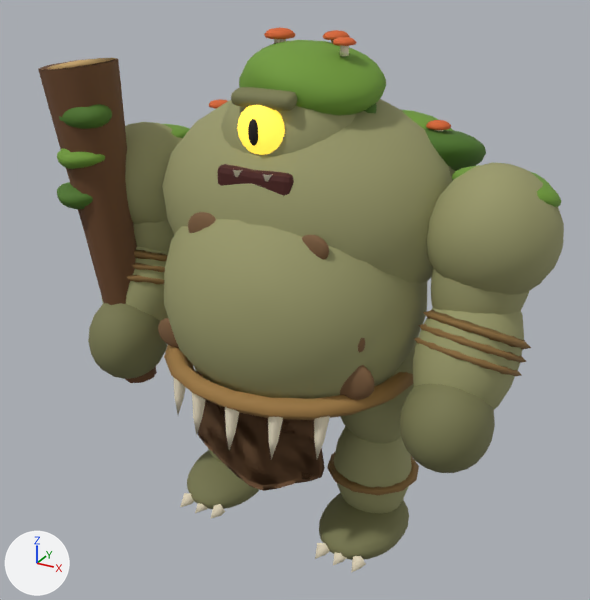
The glTF model public/models/brute.glb: old version first, new version second.
Before and after are seen from a camera (50 mm lens) standing at (0.719, -1.339, 1.163) and looking at (-0.014, -0.005, 0.496). The lights are fixed; the arrows at lower left show +X, +Y and +Z. The picture after the commit comes second. Where no turn or scale is listed for an object, it has been applied to the vertices. Vertices at exactly the same position are counted once.

Objects in the first picture: 'belly', 'belt', 'calf.L', 'chest.001', 'club', 'eye', 'fore.L', 'hand.L.001', 'hand.R.001', 'head_matte#6f9a34', 'head_matte#efe4c8', 'loincloth', 'pupil', 'upperarm.L_matte#9a9a6a', 'upperarm.R_matte#9a9a6a' and 26 more.
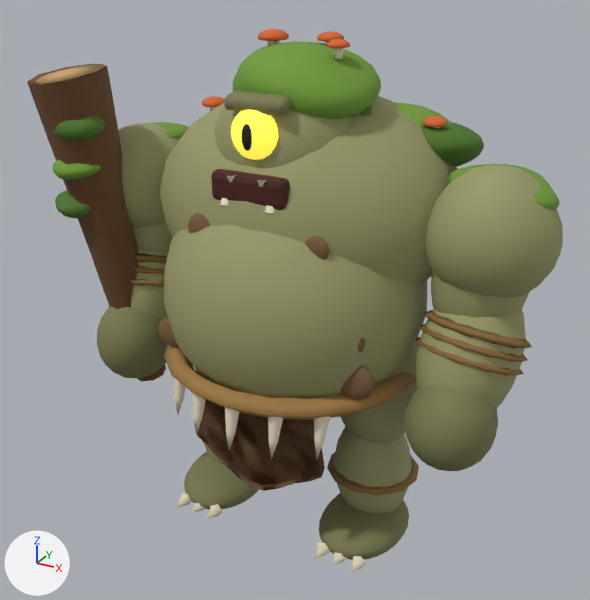
ob_chest is not drawn itself; it is the parent of ob_chest_001, ob_chest_matte_4c7424, ob_chest_matte_6f9a34, ob_chest_matte_d8642e, ob_hump, ob_neck, ob_upperarm_l, ob_upperarm_r.
ob_head is not drawn itself; it is the parent of ob_brow, ob_head_matte_4c7424, ob_head_matte_6f9a34, ob_head_matte_9a9a6a, ob_head_matte_d8642e, ob_head_matte_efe6d0, ob_maw.
ob_shin_r is not drawn itself; it is the parent of ob_calf_r, ob_foot_r, ob_legrope_r.

Where the newer file only moved an object's origin or applied its transform, the numbers keep the older frame.

The change, as a diff of the scene's bpy script:
```diff
--- a/public/models/brute.glb.py
+++ b/public/models/brute.glb.py
@@ me_eye @@
 # used by ob_eye; location = (0.0, 0.0, 0.0)
-me_eye.from_pydata(...)  # 146 vertices, 288 faces; spans x -0.045..0.045, y -0.177..-0.123, z 0.825..0.915
+me_eye.from_pydata(...)  # 146 vertices, 288 faces; spans x -0.045..0.045, y -0.1979..-0.1439, z 0.821..0.911
+# me_eye part 1: the whole mesh is turned 1.1 degrees about the x axis through its middle, then moved by (0.0, -0.0209, -0.004)
 me_eye.materials.append(mat_glow_ffd84a)
@@ me_head_matte_efe4c8 @@
 # used by ob_head_matte_efe4c8; location = (0.0, 0.0, 0.82)
-me_head_matte_efe4c8.from_pydata(...)  # 60 vertices, 108 faces; spans x -0.072..0.099, y -0.028..0.059, z 0.156..0.187
+me_head_matte_efe4c8.from_pydata(...)  # 60 vertices, 108 faces; spans x -0.072..0.099, y -0.051..0.036, z 0.155..0.187
+# me_head_matte_efe4c8 part 2: the whole mesh is moved by (0.0, -0.023, -0.001)
 me_head_matte_efe4c8.materials.append(mat_matte_efe4c8)
@@ me_pupil @@
 # used by ob_pupil; location = (0.0, 0.0, 0.0)
-me_pupil.from_pydata(...)  # 146 vertices, 288 faces; spans x -0.0096..0.0096, y -0.183..-0.167, z 0.8476..0.8924
+me_pupil.from_pydata(...)  # 146 vertices, 288 faces; spans x -0.0096..0.0096, y -0.2039..-0.1879, z 0.8431..0.8879
+# me_pupil part 3: the whole mesh is turned 1.1 degrees about the x axis through its middle, then moved by (0.0, -0.0209, -0.0045)
 me_pupil.materials.append(mat_matte_1a140e)
@@ ob_chest @@
 ob_chest.location = (0.0, 0.0, 0.1)
+ob_chest.rotation_euler = (0.1, 0.0, 0.0)  # degrees (5.7, 0, 0)
@@ ob_head @@
 ob_head.location = (0.0, 0.0, 0.045)
+ob_head.rotation_euler = (-0.0799, 0.0, 0.0)  # degrees (-4.6, 0, 0)
@@ ob_shin_r @@
 ob_shin_r.location = (0.0, -0.01, -0.21)
-ob_shin_r.rotation_euler = (0.05, 0.0, 0.0)  # degrees (2.9, 0, 0)
```

Changed parts and their boxes (x1, y1, x2, y2) in the pictures (590 x 600 px):
'chest.001', turned: before (162, 99, 452, 284); after (160, 98, 450, 285)
'upperarm.L_matte#9a9a6a', turned: before (427, 163, 564, 315); after (425, 165, 563, 317)
'club', turned: before (38, 58, 157, 383); after (27, 64, 166, 381)
'head_matte#6f9a34', turned: before (239, 40, 386, 115); after (233, 41, 381, 119)
'fore.L', turned: before (413, 308, 524, 409); after (416, 309, 526, 407)
'hand.L.001', turned: before (400, 384, 495, 473); after (404, 387, 498, 471)
'upperarm.R_matte#9a9a6a', turned: before (125, 122, 183, 252); after (118, 123, 180, 253)
'hand.R.001', turned: before (88, 303, 167, 379); after (97, 306, 168, 378)
'head_matte#9a9a6a', turned: before (221, 100, 357, 156); after (214, 105, 352, 168)
'forearm.L_matte#8a6a3a', turned: before (414, 310, 531, 376); after (416, 310, 532, 376)
'maw', turned: before (217, 164, 294, 196); after (211, 169, 290, 210)
'foot.R.001', turned: before (187, 450, 260, 509); after (184, 452, 259, 509)
'weapon_matte#4c7424', turned: before (57, 104, 112, 209); after (52, 116, 105, 218)
'eye', moved, turned: before (237, 105, 285, 155); after (231, 110, 279, 160)
'chest_matte#4c7424', turned: before (423, 128, 486, 171); after (382, 97, 484, 167)
'fore.R', turned: before (102, 246, 168, 321); after (131, 249, 168, 320)
'brow', turned: before (231, 87, 297, 111); after (224, 91, 291, 116)
'clubMoss1', turned: before (57, 148, 105, 169); after (53, 160, 101, 180)
'clubEnd', turned: before (41, 58, 116, 70); after (30, 64, 105, 84)
'head_matte#d8642e', turned: before (264, 27, 356, 46); after (258, 29, 351, 48)
'armMoss.L', turned: before (452, 165, 561, 207); after (449, 164, 560, 210)
'forearm.R_matte#8a6a3a', turned: before (127, 250, 168, 285); after (130, 253, 167, 287)
'chest_matte#6f9a34', turned: before (400, 109, 453, 131); after (394, 102, 450, 126)
'chest_matte#d8642e', turned: before (209, 99, 451, 130); after (202, 96, 447, 127)
'foot.R_matte#e8dcc0', turned: before (180, 493, 225, 519); after (177, 493, 223, 518)
'pupil', moved, turned: before (248, 119, 258, 146); after (242, 124, 252, 151)
'armMoss.R', turned: before (163, 124, 190, 138); after (152, 122, 189, 139)
'head_matte#efe6d0', turned: before (233, 170, 273, 182); after (220, 175, 274, 213)
'head_matte#efe4c8', moved, turned: before (274, 39, 349, 56); after (268, 41, 343, 59)
'hump', turned (mostly hidden): before (399, 109, 456, 181); after (378, 96, 457, 176)
'head_matte#4c7424', turned (mostly hidden): before (364, 103, 377, 114); after (359, 106, 372, 116)
'calf.R', turned (mostly hidden): before (208, 448, 223, 463); after (204, 444, 225, 465)
